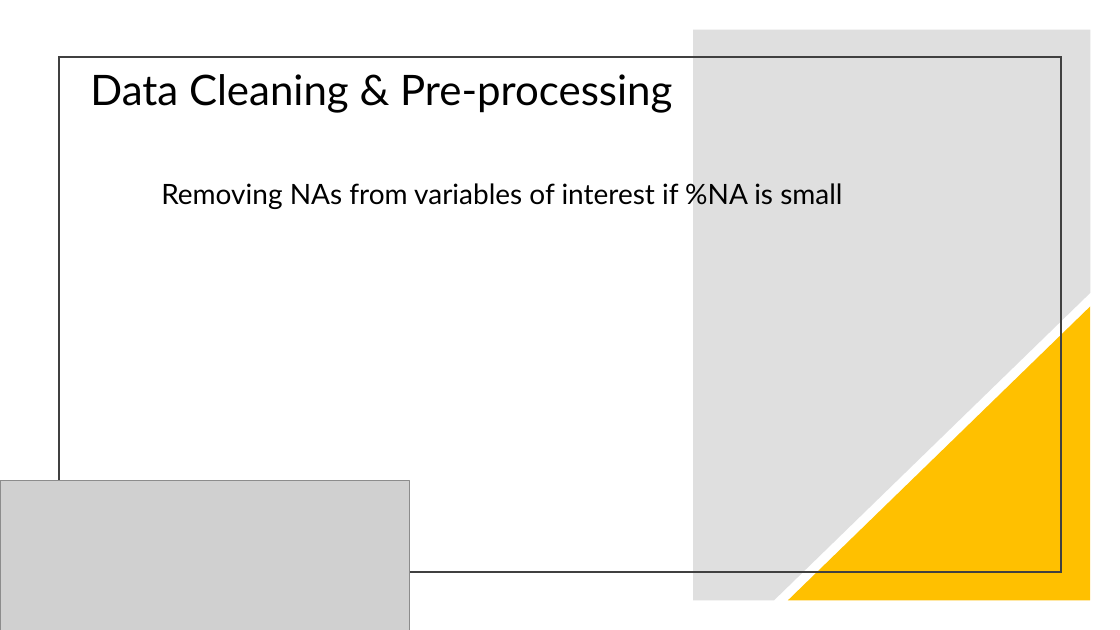
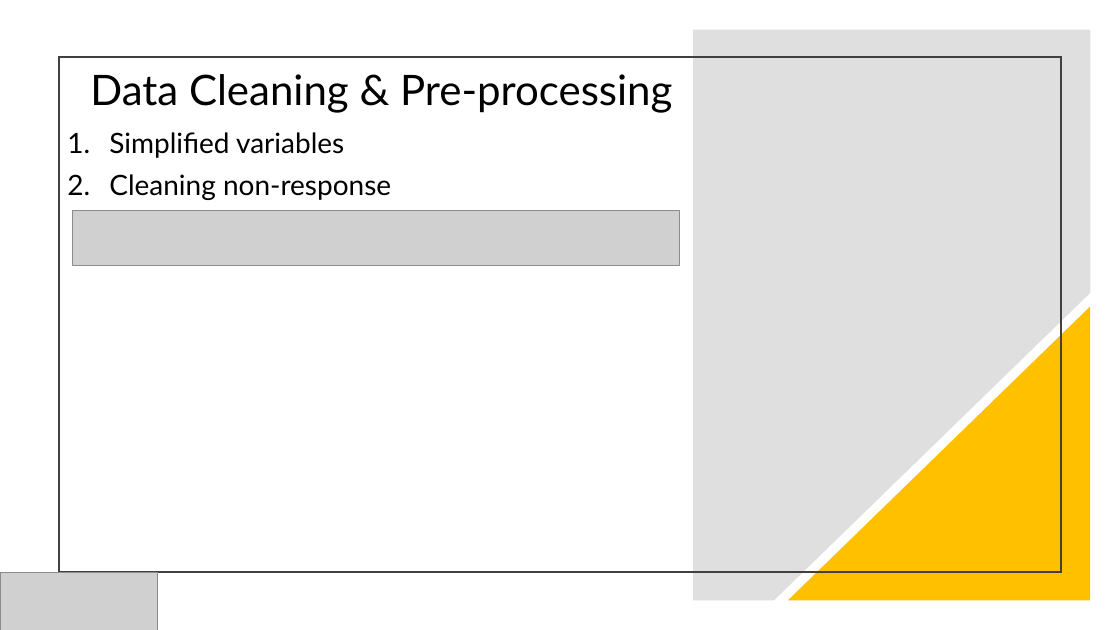
Before and after one commit to shivangiv/MCBS-Healthcare-Analytics, a slide deck: slide 7 of ALY6160GroupFINAL.pptx. Drawn at 1120x630 pixels with LibreOffice and Linux fonts; fonts in the diff are those of the drawing; grey boxes stand for pictures. Boxes give left, top, right and bottom in pixels: in the first picture for what was removed or moved away, otherwise in the second. Text is boxed around its words. In the diff, an @@ line names an element or a change of style, - is before the commit and + after.

Commit message:
added EDA

```diff
--- a/ALY6160GroupFINAL.pptx
+++ b/ALY6160GroupFINAL.pptx
@@ subtitle at (109,132,391,200): text changed @@
-Removing NAs from variables of interest if %NA is small
+1. Simplified variables
+2. Cleaning non-response
@@ picture added at (73,211,680,266) @@
@@ picture: place and size @@
-picture at (0,481,410,630)
+picture at (0,572,158,630)
```
Also in this commit, not shown: 2 other slides changed.
